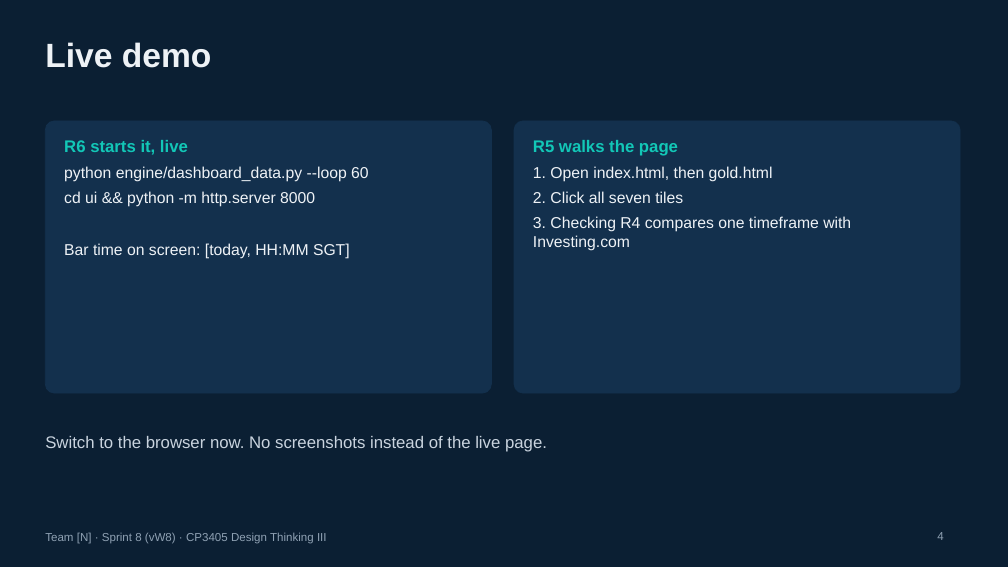
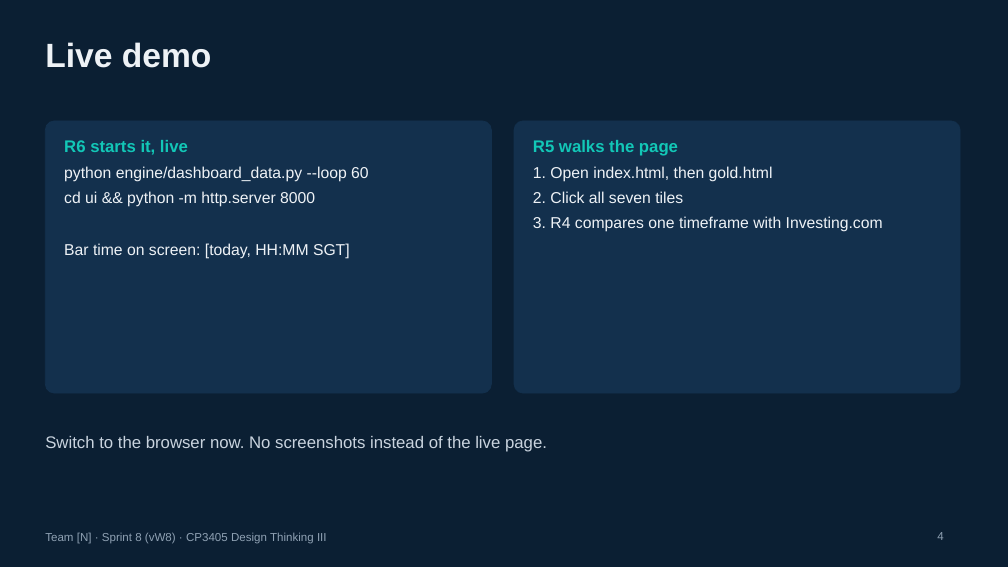
Before and after one commit to ProfDrTan/dt3-tr3-26-course-website, a slide deck: slide 4 of assets/sprint8/sprint8-presentation-template.pptx. Drawn at 1008x567 pixels with LibreOffice and Linux fonts; fonts in the diff are those of the drawing. Boxes give left, top, right and bottom in pixels: in the first picture for what was removed or moved away, otherwise in the second. Text is boxed around its words. In the diff, an @@ line names an element or a change of style, - is before the commit and + after.

Commit message:
Sprint 8: each team runs and audits its own live test (no cross-team checking); template updated

```diff
--- a/assets/sprint8/sprint8-presentation-template.pptx
+++ b/assets/sprint8/sprint8-presentation-template.pptx
@@ text at (533, 216, 883, 232): text changed @@
-3. Checking R4 compares one timeframe with Investing.com
+3. R4 compares one timeframe with Investing.com
```
Also in this commit, not shown: 2 other slides changed, 1 other file.
